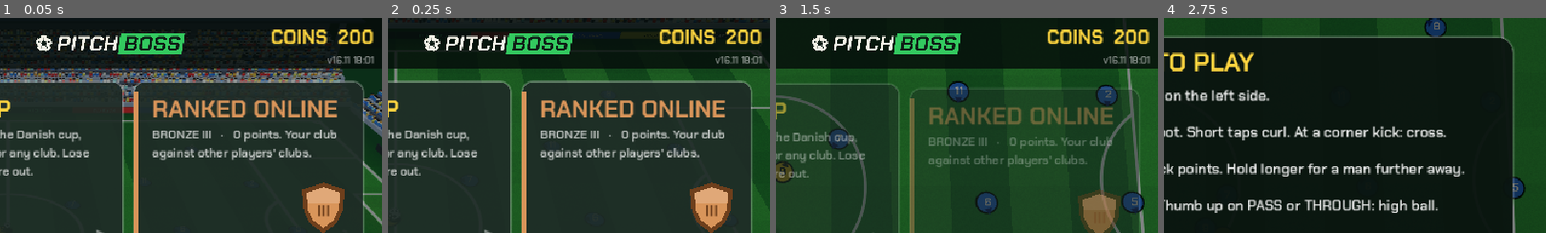
Above: before the commit, frames 1-4 (left to right).
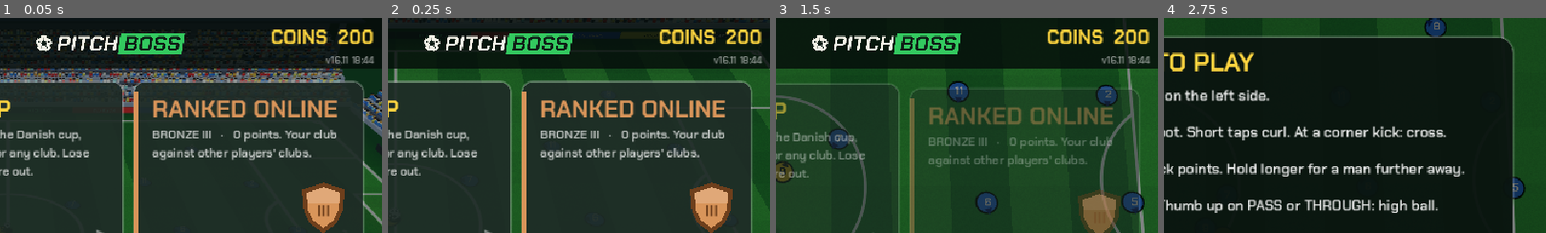
Above: after the commit, the same moments.

Repository: Woodmandk/Mini-Football
Game: Godot game, scene res://main.tscn
The game is run twice, just before and just after one commit, with the same random seed, the same clock (stepped at 60 frames per second) and the same inputs.
Inputs:
- Up to frame 1 (0.05 s): no input
- Up to frame 2 (0.25 s): no input
- Up to frame 3 (1.5 s): click "PLAY" at 0.5 s; click "PLAY" at 1.25 s
- Up to frame 4 (2.75 s): click "PLAY WITH A FRIEND" at 2 s
The pictures show only the part of the screen within x 49-99%, y 0-50%; the shares and areas given below are measured in that part.

The runs differ from the first frame. In frame 1, 0.3% of the frame differs, in the area x 85-98%, y 17-22%; in frame 2, 0.3%; in frame 3, 0.3%; in frame 4, nothing differs.

Commit message:
3D: the friend is assistant manager in a career played together; changes go to the manager as suggestions (v16.11 18:44)
Co-Authored-By: Claude Opus 5.5 <noreply@anthropic.com>
Claude-Session: https://claude.ai/code/session_01PwNi5dfnw6AgQ4ZtYLTxsU

Diff:
--- a/godot3d/career.gd
+++ b/godot3d/career.gd
@@ -13,6 +13,7 @@
 
 var d := {}
 var web := false
+var ro := false # a copy only to look at (the host's career on the friend's phone): never saved
 var eur := false # the career mode counts its own money in euros, not the game's coins
 
 # One unit of club money: coins outside the career, 10 000 euros inside it.
@@ -158,6 +159,8 @@
 	return stash_get()
 
 func save() -> void:
+	if ro:
+		return
 	var txt := JSON.stringify(d)
 	if web:
 		JavaScriptBridge.eval("try{localStorage.setItem('%s',%s)}catch(e){}" % [key, JSON.stringify(txt)], true)
@@ -167,6 +170,9 @@
 			f.store_string(txt)
 
 func wipe() -> void:
+	if ro:
+		d = {}
+		return
 	d = {}
 	if web:
 		JavaScriptBridge.eval("try{localStorage.removeItem('%s')}catch(e){}" % key, true)
--- a/godot3d/hud.gd
+++ b/godot3d/hud.gd
@@ -1259,6 +1259,36 @@
 			co6.position = Vector2(20, rp6.size.y - 40)
 			rp6.add_child(co6)
 			menu.add_child(_btn("<  BACK", "sc_back", null, "ghost", Vector2(16, 14), Vector2(130, 48), 18))
+		"sug":
+			var sg: Dictionary = info.get("sug", {})
+			var dm := ColorRect.new()
+			dm.color = Color(0.0, 0.03, 0.02, 0.72)
+			dm.size = Vector2(w, h)
+			menu.add_child(dm)
+			var pw := minf(w - 80.0, 760.0)
+			var ph := 300.0
+			var sp := Panel.new()
+			sp.add_theme_stylebox_override("panel", _box(Color(DARK.r, DARK.g, DARK.b, 0.97), 20, Color(GOLD.r, GOLD.g, GOLD.b, 0.6)))
+			sp.position = Vector2((w - pw) * 0.5, (h - ph) * 0.5)
+			sp.size = Vector2(pw, ph)
+			menu.add_child(sp)
+			items.append([sp, Vector2(0, 40), 0.0])
+			var st1 := _label("YOUR ASSISTANT MANAGER SUGGESTS", 18, Color(1, 1, 1, 0.7), font2)
+			st1.position = Vector2(0, 26)
+			st1.size = Vector2(pw, 26)
+			st1.horizontal_alignment = HORIZONTAL_ALIGNMENT_CENTER
+			sp.add_child(st1)
+			var st2 := _label(str(sg.get("t", "")), 30, GOLD)
+			st2.position = Vector2(24, 64)
+			st2.size = Vector2(pw - 48, 110)
+			st2.horizontal_alignment = HORIZONTAL_ALIGNMENT_CENTER
+			st2.vertical_alignment = VERTICAL_ALIGNMENT_CENTER
+			st2.autowrap_mode = TextServer.AUTOWRAP_WORD_SMART
+			sp.add_child(st2)
+			var yb := _btn("YES, DO IT", "sug_yes", null, "primary", Vector2(28, ph - 96), Vector2(pw * 0.5 - 40, 70), 28)
+			var nb2 := _btn("NO THANKS", "sug_no", null, "alt", Vector2(pw * 0.5 + 12, ph - 96), Vector2(pw * 0.5 - 40, 70), 24)
+			sp.add_child(yb)
+			sp.add_child(nb2)
 		"cmode":
 			var cm: Dictionary = info.get("car", {})
 			var cur := str(cm.get("mode", ""))
@@ -2101,6 +2131,11 @@
 				if conn:
 					var tb3 := _club_btn(info, int(info.get("club", 0)), "teams", null, Vector2(w * 0.5 - 170, h * 0.5 + 60), Vector2(340, 56), "YOUR TEAM:  ")
 					menu.add_child(tb3)
+					if bool(info.get("has_cv", false)):
+						# the host's career, to look around in as the assistant manager
+						var av := _btn("THE CAREER  ·  ASSISTANT MANAGER  ›", "as_open", null, "primary", Vector2(w * 0.5 - 250, h * 0.5 + 128), Vector2(500, 64), 24)
+						menu.add_child(av)
+						items.append([av, Vector2(0, 40), 0.1])
 		"how":
 			var hw := minf(w - 80.0, 860.0)
 			var hp := Panel.new()
@@ -2239,9 +2274,14 @@
 				items.append([nr, Vector2(0, 60), 0.5])
 				items.append([mr, Vector2(0, 60), 0.58])
 			elif str(info.get("role", "")) == "guest":
-				var wt := _label("Waiting for the host...", 20, Color(1, 1, 1, 0.8), font2)
-				wt.position = Vector2(w * 0.5 - 330, by2 + 22)
-				menu.add_child(wt)
+				if bool(info.get("has_cv", false)):
+					var avb := _btn("THE CAREER  ›", "as_open", null, "primary", Vector2(w * 0.5 - 320, by2), Vector2(300, 70), 26)
+					menu.add_child(avb)
+					items.append([avb, Vector2(0, 60), 0.45])
+				else:
+					var wt := _label("Waiting for the host...", 20, Color(1, 1, 1, 0.8), font2)
+					wt.position = Vector2(w * 0.5 - 330, by2 + 22)
+					menu.add_child(wt)
 				var mb := _btn("MAIN MENU", "menu", null, "alt", Vector2(w * 0.5 + 20, by2), Vector2(300, 70), 24)
 				menu.add_child(mb)
 				items.append([mb, Vector2(0, 60), 0.5])
@@ -2441,7 +2481,7 @@
 	var nm := _label(str(c.get("name", "PITCH BOSS")), 26, Color.WHITE)
 	nm.position = Vector2(72, 4)
 	menu.add_child(nm)
-	var sub := _label(("%s   ·   SEASON %d   ·   ROUND %d OF %d  …(359 unchanged characters)…
+	var sub := _label(("ASSISTANT MANAGER   ·   YOUR CHANGES BECOME SUGGESTIONS   ·   %s PLACE" % _ord(int(c.get("rank", 1)))) if bool(info.get("assist", false)) else ("%s   ·   SEASON %d   ·   ROUND %d OF %d  …(359 unchanged characters)…
 	sub.position = Vector2(73, 37)
 	menu.add_child(sub)
 	var co := _label(_mb(int(c.get("coins", 0))), 24, GOLD)
@@ -2452,7 +2492,7 @@
 	var incar := bool(info.get("incar", false))
 	if incar:
 		# inside the career: the way out is always in sight
-		var xb := _btn("EXIT CAREER", "cr_exit", null, "alt", Vector2(w - 270.0 - 190.0, 10), Vector2(176, 44), 17)
+		var xb := _btn("BACK TO ROOM" if bool(info.get("assist", false)) else "EXIT CAREER", "as_back" if bool(info.get("assist", false)) else "cr_exit", null, "alt", Vector2(w - 270.0 - 190.0, 10), Vector2(176, 44), 17)
 		menu.add_child(xb)
 	# the game's logo, between the season line and the coins (left out when the UPDATE button needs the room)
 	elif not bool(info.get("upd", false)) and w >= 900.0:
@@ -2586,7 +2626,7 @@
 				stl.size = Vector2(lw - 28 - 90, 22)
 				stl.clip_text = true
 				strip.add_child(stl)
-				var pm := _btn("PLAY CUP MATCH" if cdue else "PLAY MATCH", "c_play", null, "primary", Vector2(32, y0 + ch - bh), Vector2(lw, bh), 38)
+				var pm := _btn("BACK TO THE ROOM" if bool(info.get("assist", false)) else ("PLAY CUP MATCH" if cdue else "PLAY MATCH"), "c_play", null, "primary", Vector2(32, y0 + ch - bh), Vector2(lw, bh), 38)
 				menu.add_child(pm)
 				items.append([pm, Vector2(0, 60), 0.1])
 				if anim:
@@ -2600,7 +2640,7 @@
 			var cps := "You won it! A new cup starts next season" if bool(cpi.get("won", false)) else ("You are out. A new cup s …(317 unchanged characters)…
 			var t0 := _tile("THE CUP", cps, "cup", null, Vector2(rx, y0), Vector2(rw, th), GOLD, 22)
 			var t1 := _tile("THE TABLE", "%s   ·   %s place" % [str(c.get("lgname", "")).capitalize(), _ord(int(c.get("rank", 1)))], "c_table", null, Vector2(rx, y0 + th + 10.0), Vector2(rw, th), Color.WHITE, 22)
-			var t2 := _tile("PLAY IT TOGETHER", "Your friend joins yo …(109 unchanged characters)…
+			var t2 := _tile("THE SQUAD", "Look at the players and suggest changes", "tab", "team", Vector2(rx, y0 + 2 * (th + 10.0)), Vector2(rw, th), Color.WHITE, 22) if bool(info.get("assist", false)) else _tile("PLAY IT TOGETHER", "Your friend joins yo …(109 unchanged characters)…
 			var bdt: Dictionary = c.get("board", {})
 			var t3 := _tile("THE BOARD", "Confidence %d: %s. Your goals this season." % [int(bdt.get("conf", 50)), str(bdt.get("mood", "")).capitalize()], "c_board", null, Vector2(rx, y0 + 3 * (th + 10.0)), Vector2(rw, th), Color.WHITE, 22)
 			menu.add_child(t0)
--- a/godot3d/main.gd
+++ b/godot3d/main.gd
@@ -119,6 +119,15 @@
 var car_main # your own club outside the career; car points to the career or the cup mode while you are in them
 var carc # the career mode: its own save, its own club and its own money in euros
 var in_career := false # inside the career mode until you leave it yourself
+# Playing together: the friend's phone gets the host's whole career and can look around in it as the assistant manager.
+var carv # the host's career as the friend sees it (never saved)
+var assist := false # the friend is looking around in it now
+var as_prev = null # where car pointed before
+var cv_last := 0 # the host: the last career sent (its hash)
+var cv_t := 0.0
+var sugs := [] # the host: the assistant's suggestions still waiting
+var sug_cur := {}
+var sug_prev := ""
 var cupc # the cup mode: a cup of its own, with your club or any club
 var cup_mode := false
 var start_kind := "" # how a new career (or cup) starts: "mine", "new", "club", "cup"
@@ -392,6 +401,11 @@
 	carc.eur = true
 	carc.names = SURNAMES
 	carc.load_save(net.web)
+	carv = Career.new()
+	carv.key = "bb3d-assist"
+	carv.eur = true
+	carv.ro = true
+	carv.names = SURNAMES
 	_split_career()
 	if net.web:
 		in_career = str(JavaScriptBridge.eval("(function(){try{return localStorage.getItem('bb3d-incar')||''}catch(e){return ''}})()", true)) == "1"
@@ -739,6 +753,55 @@
 				print("SPLIT career=", carc.has_save(), " on=", carc.on(), " club=", carc.d["club"], " mine=", carc.is_mine(), " | outside on=", car_main.on(), " mine=", car_main.is_mine(), " gk=", car_main.d["squad"][0]["n"], " in=", in_career)
 				get_tree().quit()
 				return
+			if menu_arg in ["astest", "assist", "sugshot"]:
+				# playing a career together: the friend looks around as assistant manager, his changes are suggestions
+				start_li = 1
+				_start_mine()
+				carv.d = carc.d.duplicate(true)
+				net.role = "guest"
+				net.connected = true
+				_action("as_open")
+				print("ASSIST in=", assist, " car=carv ", car == carv, " menu=", hud.menu_name, " club=", CLUBS[int(carv.d["club"])]["n"], " budget=", car.money(int(car.d["coins"])))
+				var bench := -1
+				for i4 in (car.d["squad"] as Array).size():
+					if not (car.d["xi"] as Array).has(i4):
+						bench = i4
+						break
+				var n0 := (carc.d["squad"] as Array).size()
+				_action("c_squad")
+				_action("c_pick", bench)
+				_action("c_sell")
+				car_sell = car_sel
+				var t1 := _sug_text("c_sell", null)
+				var s1 := {"act": "c_sell", "arg": null, "ui": {"sel": car_sel, "ab": 0, "sc": -1, "si": -1}, "t": t1}
+				var s2 := {"act": "c_swap", "arg": [0.0, float(bench)], "ui": {"sel": -1, "ab": 0, "sc": -1, "si": -1}, "t": "SWAP SOMEONE AND SOMEONE ELSE"}
+				var s3 := {"act": "c_form", "arg": null, "ui": {"sel": -1, "ab": 0, "sc": -1, "si": -1}, "t": _sug_text("c_form", null)}
+				print("ASSIST sug1=", t1, " | sug3=", s3["t"], " | carv squad unchanged=", (carv.d["squad"] as Array).size() == n0)
+				_action("c_buy", 0)
+				print("ASSIST after buy tap carv=", (carv.d["squad"] as Array).size(), " carc=", (carc.d["squad"] as Array).size())
+				_action("cr_exit")
+				print("ASSIST after exit tap assist=", assist, " menu=", hud.menu_name)
+				if menu_arg == "assist":
+					_action("as_open")
+					menu_arg = "main"
+				else:
+					_as_leave(false)
+					net.role = "host"
+					print("HOST in=", in_career, " car=carc ", car == carc)
+					var f0: String = car.form()
+					for sg2 in [s1, s2, s3]:
+						sug_cur = sg2
+						sug_prev = "main"
+						if menu_arg == "sugshot":
+							hud.show_menu("sug", _menu_info())
+							break
+						_sug_answer(true)
+						print("HOST answered ", sg2["t"])
+					if menu_arg == "astest":
+						print("HOST squad ", n0, " -> ", (carc.d["squad"] as Array).size(), " form ", f0, " -> ", car.form())
+						get_tree().quit()
+						return
+					menu_arg = "sug"
 			if menu_arg == "minetest":
 				# own club outside -> career with my club (own money) -> back out: the club outside is untouched
 				car.d["coins"] = 4321
@@ -1421,7 +1484,7 @@
 		"connected": net.connected, "role": net.role, "version": version, "web": net.web, "snd": SND_NAMES[opt_snd], "voice": opt_voice,
 		"score": "%d - %d" % [score[0], score[1]], "online": net.role != "", "result": _result(), "stats": _stat_rows(), "club": opt_club, "gclub": guest_club, "clubs": CLUBS, "from": teams_from,
 		"car": _car_info(), "upd": upd_ready, "inst": app_inst, "own_new": own_new, "own_cols": OWN_COLS, "tab": hub_tab, "ps …(438 unchanged characters)…
-		"rank": _rk_info(), "rk": rk_on, "start_kind": start_kind, …(122 unchanged characters)… save() and carc.on(), "incar": in_career, "eur": car.eur, "has_cr": carc.has_save(), "cr": _cr_tile(),
+		"rank": _rk_info(), "rk": rk_on, "start_kind": start_kind, …(122 unchanged characters)… save() and carc.on(), "incar": in_career or assist, "assist": assist, "has_cv": carv.has_save() and net.role == "guest" and net.connected, "sug": sug_cur, "eur": car.eur, "has_cr": carc.has_save(), "cr": _cr_tile(),
 		"g0": ",  ".join(PackedStringArray(tst[0].get("g", []))), "g1": ",  ".join(PackedStringArray(tst[1].get("g", []))),
 	}
 
@@ -1716,6 +1779,17 @@
 
 # Your own club: its name and kit take the place of the club you started as.
 func _apply_own() -> void:
+	_apply_own0()
+	# the friend's phone: the host's own club looks the same here
+	if carv != null and car != carv and net.role == "guest" and carv.has_save() and carv.d.has("own"):
+		var o: Dictionary = carv.d["own"]
+		var k: Array = o["k"]
+		var alt := "1c1c20" if Color(str(k[0])).get_luminance() > 0.6 else "f4f4f4"
+		var ci := int(carv.d["club"])
+		if ci >= 0 and ci < CLUBS.size():
+			CLUBS[ci] = {"n": str(o["n"]), "s": str(o["s"]), "k": [str(k[0]), str(k[1]), str(k[2])], "a": [alt, str(k[0]), alt]}
+
+func _apply_own0() -> void:
 	CLUBS = ClubDB.clubs(CLUBS0)
 	# two more places at the end for the ranked teams
 	RKI = CLUBS.size()
@@ -1877,10 +1951,10 @@
 
 # The home screen. The club is always there: the first time, you make your own.
 func _show_hub(pick := true) -> void:
-	if cup_mode:
+	if cup_mode and not assist:
 		hud.show_menu("cup", _menu_info())
 		return
-	if not car.has_save():
+	if not car.has_save() and not assist:
 		# the first time: your own club, no career yet. Give it a name and colours
 		car.new_club()
 		car.d["own"] = {"n": "MY CLUB", "s": "MYC", "k": (CLUBS[int(car.d["club"])]["k"] as Array).duplicate()}
@@ -1892,12 +1966,12 @@
 			return
 	car_sel = -1
 	car_sell = -1
-	if in_career:
+	if in_career or assist:
 		if not (hub_tab in ["career", "team", "transfers", "club", "office"]):
 			hub_tab = "career"
 	elif hub_tab in ["career", "transfers", "office"]:
 		hub_tab = "play"
-	if car.on() and car.mode() == "":
+	if car.on() and car.mode() == "" and not assist:
 		# an old save, or a career made before the choice existed: ask once
 		hud.show_menu("cmode", _menu_info())
 		return
@@ -1906,6 +1980,8 @@
 func _action(act: String, arg = null) -> void:
 	au["blip2" if act in ["play", "start", "again"] else "blip"].play()
 	if act == "key":
+		return
+	if assist and _as_take(act, arg):
 		return
 	if act in ["play", "friend", "c_play"] and not seen_how:
 		how_next = act
@@ -2007,6 +2083,14 @@
 				_action("c_start")
 		"cr_exit":
 			_cr_exit()
+		"as_open":
+			_as_open()
+		"as_back":
+			_as_leave(true)
+		"sug_yes":
+			_sug_answer(true)
+		"sug_no":
+			_sug_answer(false)
 		"c_start":
 			start_kind = ""
 			new_sure = false
@@ -2315,6 +2399,11 @@
 			else:
 				hud.show_menu(teams_from, _menu_info())
 		"host":
+			if in_career and carc.has_save() and car == carc:
+				# a room made from inside the career: the friend comes into the career with you
+				opt_mode = "coop"
+				opt_car = true
+				opt_cup = false
 			room = "%04d" % (randi() % 9000 + 1000)
 			net.host(room)
 			hud.show_menu("lobby", _menu_info())
@@ -2628,6 +2717,7 @@
 	_begin_match(true)
 
 func _guest_start(m: Dictionary) -> void:
+	_as_leave(false)
 	opt_mode = m.get("mode", "coop")
 	if m.has("rk") and m.get("ta") is Dictionary and m.get("tb") is Dictionary:
 		rk_looking = false
@@ -2706,6 +2796,8 @@
 					net.send({"_": "rkt", "t": rk_me})
 					au["blip2"].play()
 					continue
+				cv_last = 0
+				cv_t = 0.0
 				if net.role == "host" and screen == "match" and wait_friend > 0.0 and start_msg != null:
 					# the friend is back after a lost connection: straight into the running match again
 					wait_friend = 0.0
@@ -2728,6 +2820,25 @@
 			"start":
 				if net.role == "guest":
 					_guest_start(m)
+			"cv":
+				# the host's career, fresh: the assistant sees what the manager sees
+				if net.role == "guest":
+					var cvd = JSON.parse_string(str(m.get("d", "")))
+					if cvd is Dictionary and cvd.has("squad"):
+						carv.d = cvd
+						carv._ints()
+						_apply_own()
+						if screen == "menu" or assist or (screen == "match" and state == "full"):
+							hud.refresh(_menu_info())
+			"sug":
+				if net.role == "host" and in_career and car == carc:
+					sugs.append(m)
+					if sugs.size() > 6:
+						sugs.pop_front()
+					_sug_next()
+			"sugr":
+				if net.role == "guest":
+					hud.toast(("THE MANAGER SAID YES: " if bool(m.get("ok", false)) else "THE MANAGER SAID NO: ") + str(m.get("t", "")) + ("   " + str(m.get("r", "")) if str(m.get("r", "")) != "" else ""))
 			"s":
 				if net.role == "guest" and screen == "match":
 					snap = m
@@ -2744,6 +2855,9 @@
 						h.evs.append(str(e))
 			"close":
 				net.connected = false
+				_as_leave(false)
+				carv.d = {}
+				sugs = []
 				if rk_looking:
 					# the other one went away before the start: look again
 					_rk_find()
@@ -3473,6 +3587,7 @@
 # stutters on any screen that does not draw exactly 60 pictures a second (90/120 Hz phones, slow phones).
 func _frame(dt: float) -> void:
 	_net_poll()
+	_cv_tick(dt)
 	var evs: Array = hud.ev.duplicate()
 	hud.ev.clear()
 	_keys_to_events(evs)
@@ -6524,3 +6639,201 @@
 					bstats["switches"] += 1
 					t = 1.2
 		bot_t[id] = t
+
+# ---------------------------------------------------------------- the assistant manager (playing a career together)
+# The host's phone sends its career to the friend's phone whenever it changes. The friend can open it and look at
+# everything: the squad, the table, the transfers, the club and the office. What he changes there is not done: it goes
+# to the manager as a suggestion, and the manager says yes or no.
+const AS_LOOK := ["tab", "c_table", "c_squad", "c_board", "c_club", "c_market", "scout", "sc_lg", "sc_club", "sc_pl", "sc_back",
+	"c_ab", "c_abback", "c_review", "cup", "how_ok", "how", "as_open", "as_back", "career", "pause", "resume", "snd_opt", "voice_opt"]
+const AS_SUG := ["c_train", "c_abuy", "c_tp", "c_fac", "c_buy", "c_spot", "c_swap", "c_lay0", "c_form", "sc_bid"]
+
+func _cv_tick(dt: float) -> void:
+	if net.role != "host" or not net.connected or rk_on or rk_looking or not in_career or not carc.has_save():
+		return
+	cv_t -= dt
+	if cv_t > 0.0:
+		return
+	cv_t = 1.0
+	var txt := JSON.stringify(carc.d)
+	var hh := txt.hash()
+	if hh != cv_last:
+		cv_last = hh
+		net.send({"_": "cv", "d": txt})
+	_sug_next()
+
+func _as_open() -> void:
+	if not carv.has_save():
+		return
+	if not assist:
+		as_prev = car
+	assist = true
+	car = carv
+	hub_tab = "career"
+	car_sel = -1
+	car_sell = -1
+	car_msg = ""
+	scout_res = {}
+	_apply_own()
+	_show_hub()
+
+func _as_leave(show: bool) -> void:
+	if not assist:
+		return
+	assist = false
+	car = as_prev if as_prev != null else car_main
+	as_prev = null
+	car_sel = -1
+	car_sell = -1
+	car_msg = ""
+	_apply_own()
+	if show:
+		if screen == "match":
+			hud.show_menu("full" if state == "full" else "", _menu_info())
+		elif net.connected:
+			hud.show_menu("lobby", _menu_info())
+		else:
+			_show_hub()
+
+# The assistant's tap: looking is fine, a change becomes a suggestion, the rest is the manager's.
+func _as_take(act: String, arg) -> bool:
+	if act in ["back", "menu"]:
+		# back inside the career's menus: to its home screen, never out of the room
+		_show_hub()
+		return true
+	if act in ["c_play", "cup_play", "friend", "cr_exit", "c_home"]:
+		if act == "c_home":
+			hub_tab = "career"
+			_show_hub()
+		else:
+			_as_leave(true)
+		return true
+	if act == "c_pick":
+		var pi := int(arg)
+		var xi: Array = car.d["xi"]
+		if car_sel >= 0 and car_sel != pi and (xi.has(car_sel) or xi.has(pi)):
+			_as_suggest("c_swap", [car_sel, pi])
+			return true
+		return false
+	if act == "c_sell":
+		if car_sel >= 0 and car_sell == car_sel:
+			_as_suggest("c_sell", null)
+			return true
+		return false
+	if act in AS_SUG:
+		_as_suggest(act, arg)
+		return true
+	if act in AS_LOOK or act == "key":
+		return false
+	hud.toast("Only the manager can do that")
+	return true
+
+func _as_suggest(act: String, arg) -> void:
+	var t := _sug_text(act, arg)
+	if t == "":
+		return
+	net.send({"_": "sug", "act": act, "arg": arg, "ui": {"sel": car_sel, "ab": ab_slot, "sc": scout_c, "si": scout_i}, "t": t})
+	hud.toast("SUGGESTION SENT TO THE MANAGER: " + t)
+	car_sel = -1
+	car_sell = -1
+	car_msg = ""
+	if act == "c_abuy":
+		hud.show_menu("squad", _menu_info())
+	else:
+		hud.refresh(_menu_info())
+
+func _pn(i: int) -> String:
+	var sq: Array = car.d["squad"]
+	return str(sq[i]["n"]).to_upper() if i >= 0 and i < sq.size() else ""
+
+# What a suggestion does, in words. The host's phone works it out again: if it does not say the same, it is out of date.
+func _sug_text(act: String, arg) -> String:
+	match act:
+		"c_train":
+			return "TRAIN %s" % _pn(car_sel) if car_sel >= 0 else ""
+		"c_abuy":
+			return "TEACH %s: %s" % [_pn(car_sel), str(Career.ABIL[str(arg)][0]).to_upper()] if car_sel >= 0 and Career.ABIL.has(str(arg)) else ""
+		"c_tp":
+			return "%s GETS BETTER AT %s" % [_pn(car_sel), ["PACE", "SHOOTING", "PASSING", "DEFENDING"][clampi(int(arg), 0, 3)]] if car_sel >= 0 else ""
+		"c_fac":
+			return "BUILD: %s" % str(arg).to_upper()
+		"c_buy":
+			var m: Array = car.market()
+			var i := int(arg)
+			if i < 0 or i >= m.size():
+				return ""
+			return "SIGN %s (%s) FOR %s" % [str(m[i]["n"]).to_upper(), str(m[i]["pos"]), car.money(car.value(m[i]))]
+		"c_sell":
+			return "SELL %s" % _pn(car_sel) if car_sel >= 0 else ""
+		"c_swap":
+			var ws: Array = arg
+			return "SWAP %s AND %s" % [_pn(int(ws[0])), _pn(int(ws[1]))]
+		"c_spot":
+			var sa: Array = arg
+			var xi: Array = car.d["xi"]
+			var sl := int(sa[0])
+			return "MOVE %s TO A NEW SPOT" % _pn(int(xi[sl])) if sl >= 0 and sl < xi.size() else ""
+		"c_lay0":
+			return "PUT EVERY MAN BACK ON HIS NORMAL SPOT"
+		"c_form":
+			return "PLAY %s" % FORM_NAMES[(FORM_NAMES.find(car.form()) + 1) % FORM_NAMES.size()]
+		"sc_bid":
+			if scout_c < 0 or scout_i < 0:
+				return ""
+			var cs: Array = car.cpu_squad(scout_c)
+			if scout_i >= cs.size():
+				return ""
+			return "BID %s FOR %s OF %s" % [car.money(int(arg)), str(cs[scout_i]["n"]).to_upper(), str(CLUBS[scout_c]["n"])]
+	return ""
+
+# The manager's phone: one suggestion at a time, on top of whatever menu is open.
+func _sug_next() -> void:
+	if not sug_cur.is_empty() or sugs.is_empty() or hud.menu_name == "sug" or hud.menu_name == "":
+		return
+	if not (screen == "menu" or (screen == "match" and state == "full")):
+		return
+	sug_cur = sugs.pop_front()
+	sug_prev = hud.menu_name
+	au["blip2"].play()
+	hud.show_menu("sug", _menu_info())
+
+func _sug_answer(yes: bool) -> void:
+	var s := sug_cur
+	sug_cur = {}
+	if s.is_empty():
+		return
+	var res := ""
+	var ok := false
+	if yes and in_career and car == carc:
+		var ui: Dictionary = s.get("ui", {}) if s.get("ui", {}) is Dictionary else {}
+		var keep := [car_sel, car_sell, ab_slot, scout_c, scout_i, scout_res, car_msg]
+		car_sel = int(ui.get("sel", -1))
+		car_sell = car_sel
+		ab_slot = int(ui.get("ab", 0))
+		scout_c = int(ui.get("sc", -1))
+		scout_i = int(ui.get("si", -1))
+		var act := str(s.get("act", ""))
+		if act in AS_SUG or act == "c_sell":
+			if _sug_text(act, s.get("arg")) != str(s.get("t", "")):
+				res = "(TOO LATE: SOMETHING CHANGED)"
+			else:
+				car_msg = ""
+				scout_res = {}
+				_action(act, s.get("arg"))
+				ok = true
+				res = car_msg if car_msg != "" else str(scout_res.get("msg", scout_res.get("t", "")))
+		car_sel = keep[0]
+		car_sell = keep[1]
+		ab_slot = keep[2]
+		scout_c = keep[3]
+		scout_i = keep[4]
+		scout_res = keep[5]
+		car_msg = keep[6]
+		if res != "":
+			hud.toast(res)
+	net.send({"_": "sugr", "ok": yes and ok, "t": str(s.get("t", "")), "r": res})
+	cv_t = 0.0
+	var pm := sug_prev if sug_prev != "" and sug_prev != "sug" else "main"
+	sug_prev = ""
+	hud.show_menu(pm, _menu_info())
+	_sug_next()
Not shown, changed: godot3d/version.txt
Not shown, changed: 3d/index.pck
